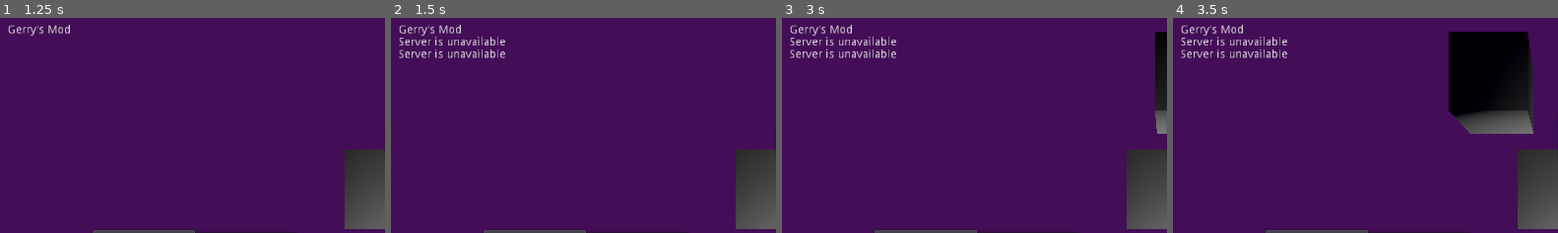
Above: before the commit, frames 1-4 (left to right).
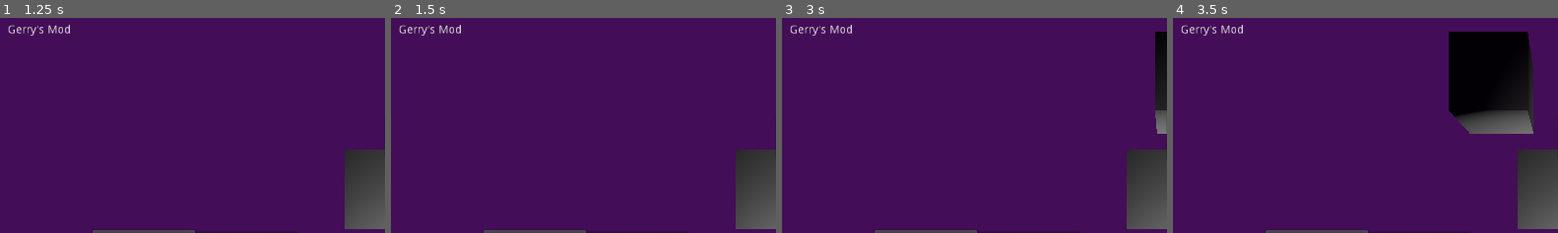
Above: after the commit, the same moments.

Repository: HarrisonHall/gerrys_mod
Game: Godot game, scene res://Game/Game.tscn
The game is run twice, just before and just after one commit, with the same random seed, the same clock (stepped at 60 frames per second) and the same inputs.
Inputs (mouse positions are % of the whole screen's width and height, from its top left):
- Up to frame 1 (1.25 s): click (75, 6) at 0.52 s; type "Alex" at 0.6 s; click (75, 17) at 0.75 s; type "12" at 0.83 s
- Up to frame 2 (1.5 s): click "Login" at 1.25 s
- Up to frame 3 (3 s): click "Heroku" at 2 s; move the mouse to (73, 44) at 2.77 s; press the mouse at (73, 44) at 2.78 s; hold D (gm_right) from 2.78 s (still down)
- Up to frame 4 (3.5 s): keep holding D (gm_right); tap Space (gm_jump) at 3.02 s
The pictures show only the part of the screen within x 0-50%, y 0-50%; the shares and areas given below are measured in that part.

Frame 1 is identical in both runs. In frame 2, 0.9% of the frame differs, in the area x 2-30%, y 8-19%; in frame 3, 0.9%; in frame 4, 0.9%.

Commit message:
client side shenanigans

Diff:
--- a/game/Game/Characters/Players/Person.gd
+++ b/game/Game/Characters/Players/Person.gd
@@ -23,7 +23,8 @@
 # Called when the node enters the scene tree for the first time.
 func _ready():
 	Game = get_tree().get_current_scene()
-	Game.Web.requests.connect("request_completed", self, "update_player")
+	#Game.Web.requests.connect("request_completed", self, "update_player")
+	#Game.Web.connect("new_data", self, "update_player")
 
 var runtime = 0
 
@@ -120,7 +121,6 @@
 	$RemoteMovement.remove_all()
 	var ttl = clamp(pos_buffer_time[0] - last_time, SERVER_DELTA/2, 3*SERVER_DELTA)
 	runtime = ttl
-	print(ttl)
 	if last_time < 0:
 		ttl = SERVER_DELTA/2
 	$RemoteMovement.interpolate_property(
@@ -174,9 +174,9 @@
 
 func update_player(result, response_code, headers, body):
 	got_response = true
-	#print("should update player TODO")
-
-var SERVER_DELTA = 0.025
+
+var SERVER_DELTA = 0.017
+#var SERVER_DELTA = 0.008
 var SKIP_FRACTION = 0
 var time_since_last = -1
 var got_response = true
--- a/game/Game/Characters/Players/models/Body.tscn
+++ b/game/Game/Characters/Players/models/Body.tscn
@@ -89,7 +89,7 @@
 bones/7/parent = 6
 bones/7/rest = Transform( 0.969414, -0.244747, 0.0183037, 0.24503, 0.969395, -0.0152608, -0.0140085, 0.019279, 0.999716, 7.24473e-08, 0.54375, -1.49009e-08 )
 bones/7/enabled = true
-bones/7/bound_children = [ NodePath("BoneAttachment") ]
+bones/7/bound_children = [  ]
 bones/8/name = "upperlegr"
 bones/8/parent = 0
 bones/8/rest = Transform( -0.998035, -0.0626238, -7.90086e-06, 0.0618335, -0.985464, 0.15823, -0.00991678, 0.15792, 0.9874, -0.227548, -0.00190997, 0.100408 )
--- a/game/Game/Game.gd
+++ b/game/Game/Game.gd
@@ -55,7 +55,8 @@
 	$Map/Players.add_child(new_player)
 	new_player.get_node("CameraHinge/Camera").current = true
 	new_player.name = username
-	Web.requests.connect("request_completed", self, "update_players")
+	#Web.requests.connect("request_completed", self, "update_players")
+	Web.connect("new_data", self, "update_players_s")
 	new_player.respawn()
 
 var last_timestamp = -1
@@ -89,3 +90,31 @@
 		p_obj.set_mom(Vector3(mom[0], mom[1], mom[2]), new_timestamp)
 		p_obj.set_pos(Vector3(pos[0], pos[1], pos[2]), new_timestamp)
 		p_obj.set_rot(Vector3(rot[0], rot[1], rot[2]), new_timestamp)
+
+func update_players_s(obj):
+	var data = obj
+
+	# ensure new packet
+	var new_timestamp = data.get("timestamp", -2)
+	if new_timestamp < last_timestamp:
+		return
+	last_timestamp = new_timestamp
+
+	# update players
+	for player in data.get("updates", {}).get("players", {}):
+		var p_data = data["updates"]["players"][player]
+		if player == username:  # Skip self
+			continue
+		var p_obj = $Map/Players.get_node(player)
+		if p_obj == null:
+			print("Making player: ", player)
+			p_obj = person.instance()
+			p_obj.name = player
+			$Map/Players.add_child(p_obj)
+		var mom = p_data.get("momentum", [0, 0, 0])
+		var pos = p_data.get("position", [0, 0, 0])
+		var rot = p_data.get("rotation", [0, 0, 0])
+		var t = OS.get_unix_time()
+		p_obj.set_mom(Vector3(mom[0], mom[1], mom[2]), new_timestamp)
+		p_obj.set_pos(Vector3(pos[0], pos[1], pos[2]), new_timestamp)
+		p_obj.set_rot(Vector3(rot[0], rot[1], rot[2]), new_timestamp)
--- a/game/Game/Game.tscn
+++ b/game/Game/Game.tscn
@@ -1,12 +1,12 @@
 [gd_scene load_steps=3 format=2]
 
-[ext_resource path="res://Web/RWeb.tscn" type="PackedScene" id=1]
 [ext_resource path="res://Game/Game.gd" type="Script" id=2]
+[ext_resource path="res://Web/SWeb.tscn" type="PackedScene" id=3]
 
 [node name="Game" type="Spatial"]
 script = ExtResource( 2 )
 
-[node name="Web" parent="." instance=ExtResource( 1 )]
+[node name="Web" parent="." instance=ExtResource( 3 )]
 
 [node name="Map" type="Spatial" parent="."]
 
--- a/game/Game/login/LoginScreen.gd
+++ b/game/Game/login/LoginScreen.gd
@@ -8,8 +8,8 @@
 
 # Called when the node enters the scene tree for the first time.
 func _ready():
-	Game.Web.requests.connect("request_completed", self, "login_response")
-	Game.Web.requests.connect("request_completed", self, "ping_rate")
+	Game.Web.connect("new_data", self, "login_response_s")
+	Game.Web.connect("new_data", self, "ping_rate")
 
 var fired = false
 func login_response(result, response_code, headers, body):
@@ -32,11 +32,27 @@
 	else:
 		print("[Login] Wrong packet")
 
+func login_response_s(obj):
+	if fired:
+		return
+	var data = obj
+	if "login_status" in data:
+		if data["login_status"] == true:
+			login_box.visible = false
+			info_box.text += "Logged in\n"
+			Game.username = data["username"]
+			Game.load_arena(data["updates"]["new_arena"])
+			#Game.Web.requests.disconnect("login_response")
+			fired = true
+		else:
+			info_box.text += "Unable to log in\n"
+	else:
+		print("[Login] Wrong packet")
+
 func _on_login_button_pressed():
 	if Game.singleplayer:
 		login_box.visible = false
-		#Game.load_arena("dg_worstmap")
-		Game.load_arena("DebugArea")
+		Game.load_arena("dg_worstmap")
 		return
 	Game.Web.request(
 		"connect_user",
@@ -47,13 +63,14 @@
 	)
 
 var server_choices = {
-	0: "https://gerrys-mod-demo.herokuapp.com/",
-	1: "http://127.0.0.1:5000/",
+	0: "ws://gerrys-mod-demo.herokuapp.com/ping",
+	1: "ws://127.0.0.1:8000/ping",
 	2: "singleplayer"
 }
 func _on_serverbutton_item_selected(index):
 	if index in server_choices:
-		Game.Web.url = server_choices[index]
+		#Game.Web.url = server_choices[index]
+		Game.Web.change_server(server_choices[index])
 		print("Changed server url to ", Game.Web.url)
 		if index == 2: # singleplayer
 			Game.singleplayer = true
@@ -65,11 +82,7 @@
 
 var last_times = []
 var r_rate = 0
-func ping_rate(result, response_code, headers, body):
-	if response_code < 200 or response_code >= 300:
-		info_box.text += "Server is unavailable\n"
-		return
-	#var data = JSON.parse(body.get_string_from_utf8()).result
+func ping_rate(data):
 	last_times.append(OS.get_ticks_msec())
 	if len(last_times) > 100:
 		last_times.pop_front()
--- a/game/Web/RWeb.gd
+++ b/game/Web/RWeb.gd
@@ -16,6 +16,7 @@
 func request(endpoint, data):
 	# Convert data to json string:
 	var query = JSON.print(data)
+
 	# Add 'Content-Type' header:
 	var headers = ["Content-Type: application/json"]
 	$requests.request(url + endpoint, headers, true, HTTPClient.METHOD_POST, query)
@@ -25,6 +26,3 @@
 
 func received_data(result, response_code, headers, body):
 	var json = JSON.parse(body.get_string_from_utf8())
-
-func log_in(username):
-	return false
--- a/game/Web/SWeb.gd
+++ b/game/Web/SWeb.gd
@@ -2,29 +2,35 @@
 
 
 #var websocket_url = "https://gerrys-mod-demo.herokuapp.com/"
-var websocket_url = "localhost:8000"
+#var url = "ws://127.0.0.1:8000/ping"
+var url = "ws://gerrys-mod-demo.herokuapp.com/ping"
 var client_id = -1
 var client_name = 0
+
+# Emits when new data is received, has obj (dict) parameter
+signal new_data
 
 
 # Our WebSocketClient instance
 var _client = WebSocketClient.new()
 
 func _ready():
-	# Connect base signals to get notified of connection open, close, and errors.
+	# Initiate connection to the given URL.
+	connect_to_server()
+
+var is_connected = false
+func connect_to_server():
+	# Initiate connection to the given URL.
 	_client.connect("connection_closed", self, "_closed")
 	_client.connect("connection_error", self, "_closed")
 	_client.connect("connection_established", self, "_connected")
-	# This signal is emitted when not using the Multiplayer API every time
-	# a full packet is received.
-	# Alternatively, you could check get_peer(1).get_available_packets() in a loop.
-	_client.connect("data_received", self, "_on_data")
-
-	# Initiate connection to the given URL.
-	var err = _client.connect_to_url(websocket_url)
+	_client.connect("data_received", self, "received_data")
+	var err = _client.connect_to_url(url)
 	if err != OK:
 		print("Unable to connect")
 		set_process(false)
+	else:
+		is_connected = true
 
 func _closed(was_clean = false):
 	# was_clean will tell you if the disconnection was correctly notified
@@ -33,20 +39,24 @@
 	set_process(false)
 
 func _connected(proto = ""):
-	# This is called on connection, "proto" will be the selected WebSocket
-	# sub-protocol (which is optional)
-	print("Connected with protocol: ", proto)
-	# You MUST always use get_peer(1).put_packet to send data to server,
-	# and not put_packet directly when not using the MultiplayerAPI.
-	_client.get_peer(1).put_packet("Test packet".to_utf8())
-
-func _on_data():
-	# Print the received packet, you MUST always use get_peer(1).get_packet
-	# to receive data from server, and not get_packet directly when not
-	# using the MultiplayerAPI.
-	print("Got data from server: ", _client.get_peer(1).get_packet().get_string_from_utf8())
+	print("Connected to server with protocol: ", proto)
 
 func _process(delta):
-	# Call this in _process or _physics_process. Data transfer, and signals
-	# emission will only happen when calling this function.
 	_client.poll()
+
+func request(endpoint, data):
+	data["endpoint"] = endpoint
+	var query = JSON.print(data)
+	_client.get_peer(1).put_packet(query.to_utf8())
+
+func received_data():
+	var raw = _client.get_peer(1).get_packet().get_string_from_utf8()
+	var res = JSON.parse(raw)
+	var obj = res.result
+	emit_signal("new_data", obj)
+
+func change_server(new_url):
+	url = new_url
+	#_client.queue_free()
+	_client = WebSocketClient.new()
+	connect_to_server()
